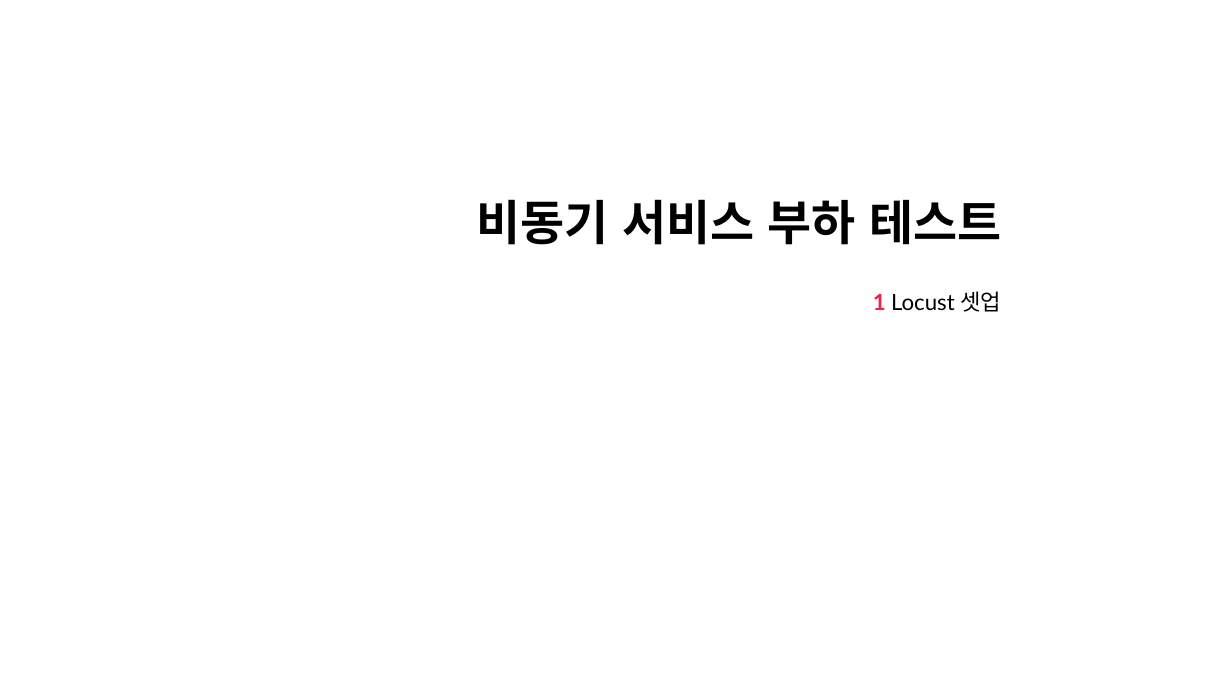
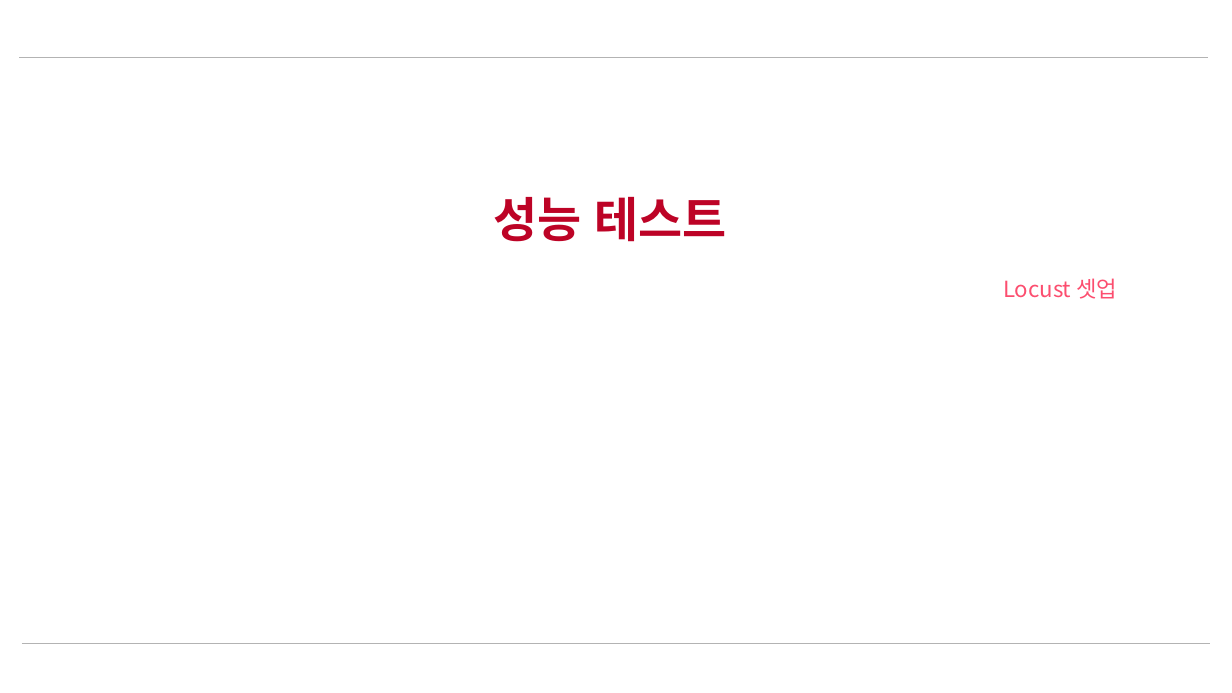
Before and after one commit to nayasis/fastcampus-webflux-coroutine, a slide deck: slide 1 of 99.ppt/Ch4. 성능 테스트.pptx. Drawn at 1232x693 pixels with LibreOffice and Linux fonts; fonts in the diff are those of the drawing; background and template pictures are left out. Boxes give left, top, right and bottom in pixels: in the first picture for what was removed or moved away, otherwise in the second. Text is boxed around its words. In the diff, an @@ line names an element or a change of style, - is before the commit and + after.

```diff
--- a/99.ppt/Ch4. 성능 테스트.pptx
+++ b/99.ppt/Ch4. 성능 테스트.pptx
@@ line added from (20, 57) to (1207, 57), #B3B3B3 0.5 pt @@
@@ title at (493, 197, 727, 242): text changed; font Lato to Noto Sans CJK KR; text colour #000000 to #BD0326 @@
-비동기 서비스 부하 테스트
+성능 테스트
@@ subtitle at (1003, 278, 1117, 299): text changed; font Lato to Noto Sans CJK KR; text colour #000000 to #FC4E6F @@
-1 Locust 셋업
+Locust 셋업
@@ line added from (22, 643) to (1210, 643), #B3B3B3 0.5 pt @@
```
Also in this commit, not shown: 20 other slides changed, 3 slides added, 2 other files.
